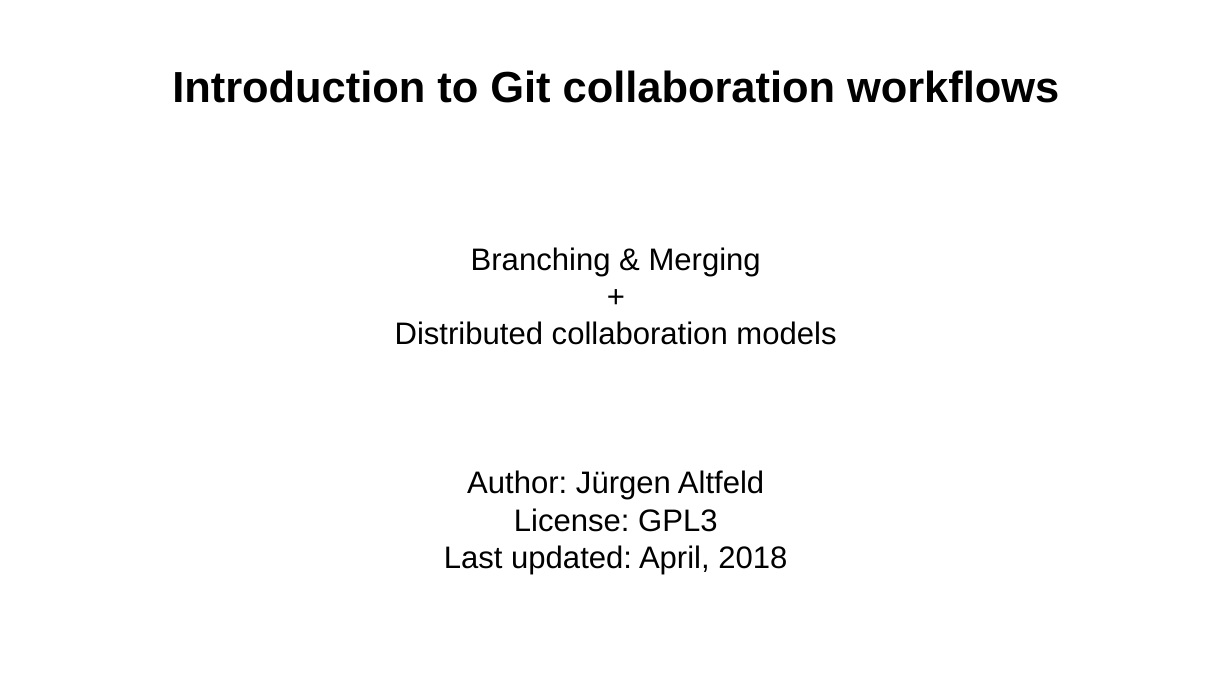
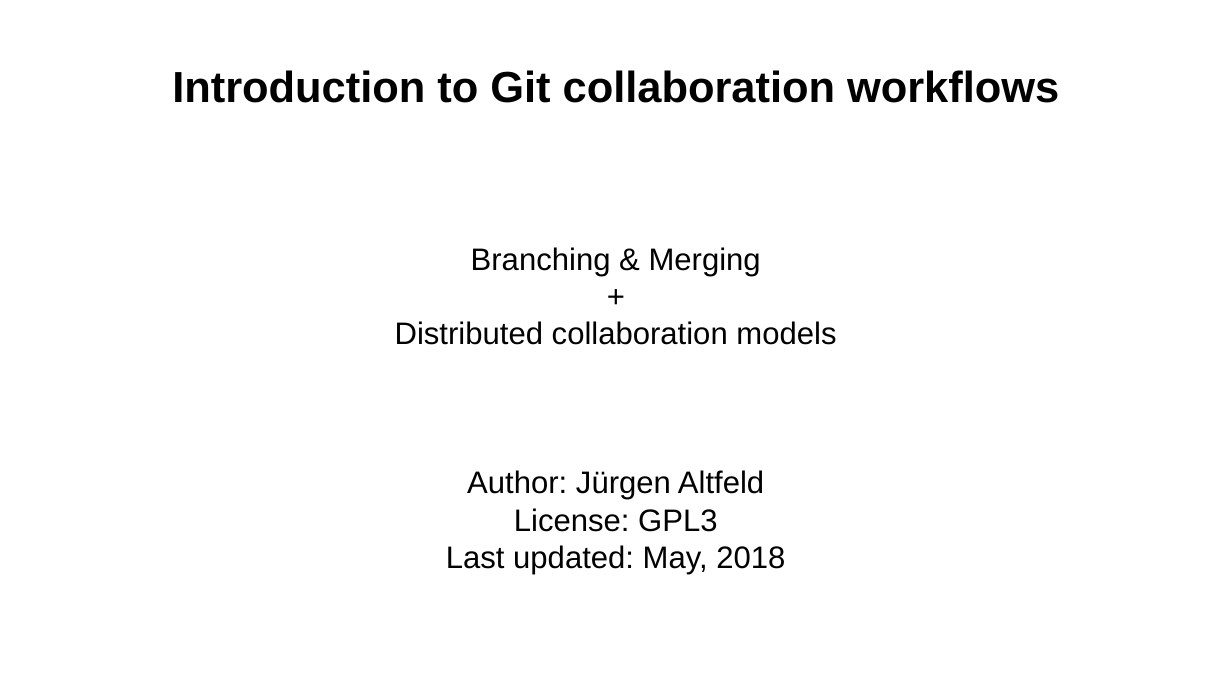
Before and after one commit to aryoda/git_essentials, a slide deck: slide 1 of Introduction to Git collaboration workflows.odp. Drawn at 1232x693 pixels with LibreOffice and Linux fonts; fonts in the diff are those of the drawing. Boxes give left, top, right and bottom in pixels: in the first picture for what was removed or moved away, otherwise in the second. Text is boxed around its words. In the diff, an @@ line names an element or a change of style, - is before the commit and + after.

```diff
--- a/Introduction to Git collaboration workflows.odp
+++ b/Introduction to Git collaboration workflows.odp
@@ subtitle at [446,545,785,574]: text changed @@
-Last updated: April, 2018
+Last updated: May, 2018
```
Also in this commit, not shown: 1 other slide changed, 1 slide added.
